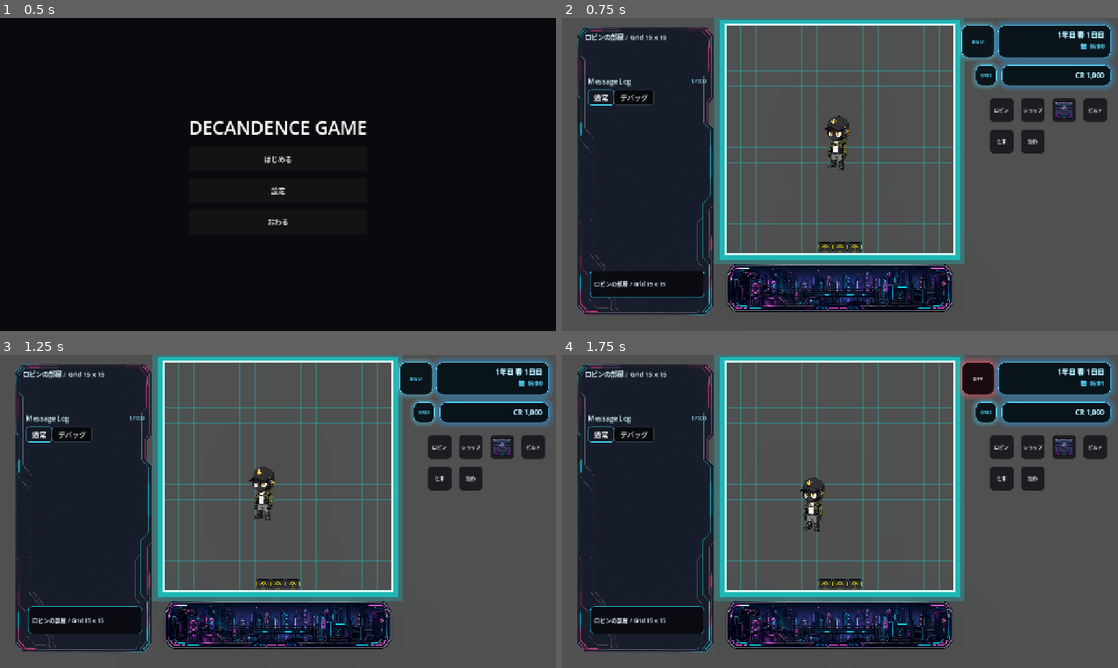
Above: before the commit, frames 1-4 (two rows, left to right).
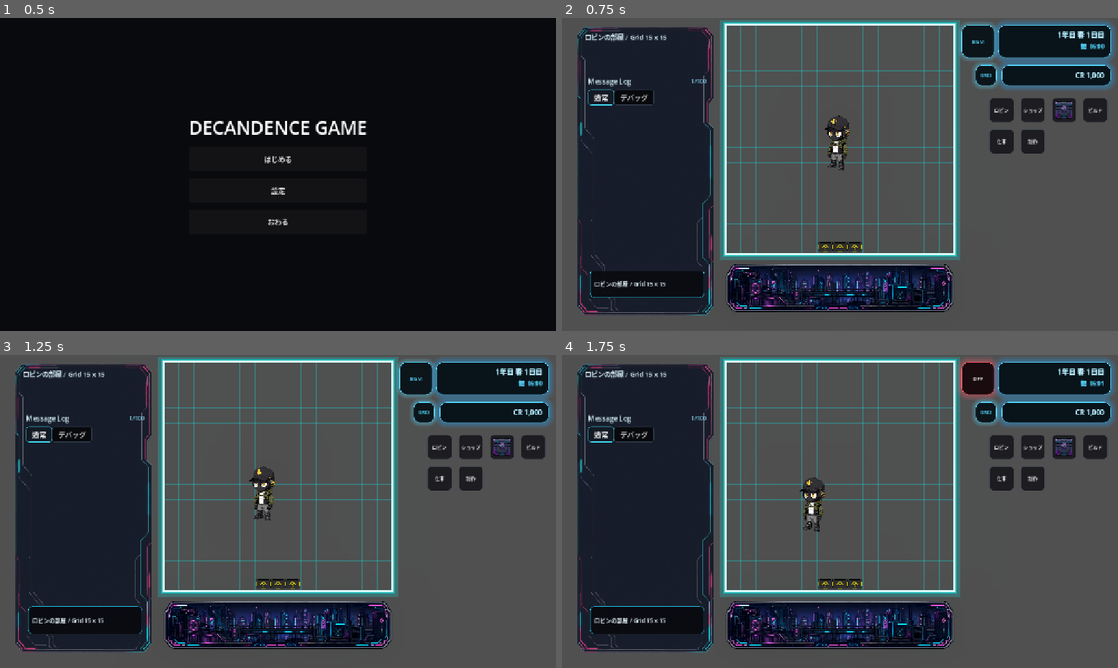
Above: after the commit, the same moments.

Repository: grimoire1089-coder/optimistic
Game: Godot game, scene res://Scenes/Boot/TitleScene.tscn
Two runs of this game, one before a commit and one after it. Both use one fixed random seed, a clock stepped at 60 frames per second and the inputs below. Sound files missing from this copy of the repository are replaced by a short silence.
Inputs:
- Up to frame 1 (0.5 s): no input
- Up to frame 2 (0.75 s): click "はじめる" at 0.5 s
- Up to frame 3 (1.25 s): no input
- Up to frame 4 (1.75 s): click "BGM" at 1.25 s

Frame 1 is identical in both runs. In frame 2, 3.9% of the frame differs, in the area x 27-73%, y 0-79%; in frame 3, 3.9%; in frame 4, 3.9%.

Commit message:
Reduce outside movement frame glow extent

Diff:
--- a/Scripts/Characters/Robin/Modules/RobinMovementAreaFrame.gd
+++ b/Scripts/Characters/Robin/Modules/RobinMovementAreaFrame.gd
@@ -46,10 +46,11 @@
 
 
 func _draw_outside_rect_stroke(base_rect: Rect2, color: Color, width: float) -> void:
-	var safe_width := maxf(width, 0.0)
-	if safe_width <= 0.0:
+	var source_width := maxf(width, 0.0)
+	if source_width <= 0.0:
 		return
-	draw_rect(base_rect.grow(safe_width * 0.5), color, false, safe_width)
+	var stroke_width := source_width * 0.5
+	draw_rect(base_rect.grow(stroke_width * 0.5), color, false, stroke_width)
 
 
 func _sync_to_viewport() -> void:
